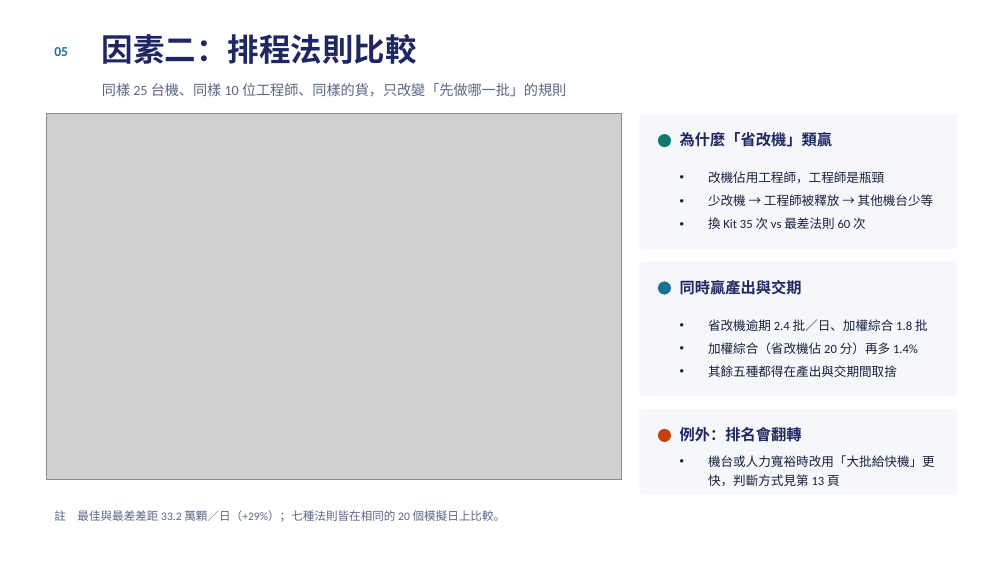
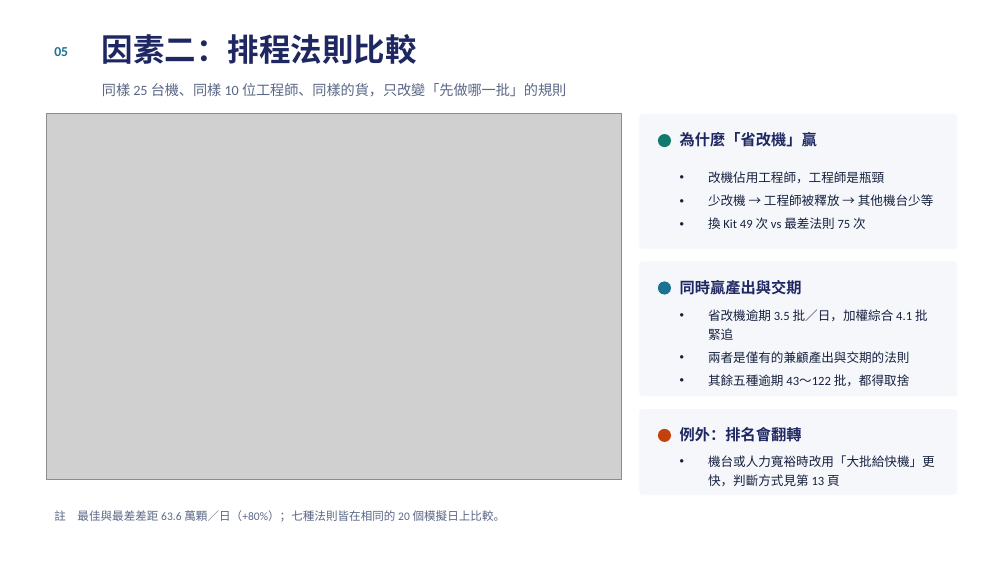
Before and after one commit to cnshow2025/my-factory, a slide deck: slide 6 of docs/測試排程分析報告.pptx. Drawn at 1008x567 pixels with LibreOffice and Linux fonts; fonts in the diff are those of the drawing; grey boxes stand for pictures. Boxes give left, top, right and bottom in pixels: in the first picture for what was removed or moved away, otherwise in the second. Text is boxed around its words. In the diff, an @@ line names an element or a change of style, - is before the commit and + after.

```diff
--- a/docs/測試排程分析報告.pptx
+++ b/docs/測試排程分析報告.pptx
@@ text at (680,132,817,147): text changed @@
-為什麼「省改機」類贏
+為什麼「省改機」贏
@@ text at (708,217,866,229): text changed @@
-• 換 Kit 35 次 vs 最差法則 60 次
+• 換 Kit 49 次 vs 最差法則 75 次
@@ text at (708,309,928,386): text changed @@
-• 省改機逾期 2.4 批／日、加權綜合 1.8 批
-• 加權綜合（省改機佔 20 分）再多 1.4%
-• 其餘五種都得在產出與交期間取捨
+• 省改機逾期 3.5 批／日，加權綜合 4.1 批緊追
+• 兩者是僅有的兼顧產出與交期的法則
+• 其餘五種逾期 43～122 批，都得取捨
@@ text at (54,510,506,522): text changed @@
-註 最佳與最差差距 33.2 萬顆／日（+29%）；七種法則皆在相同的 20 個模擬日上比較。
+註 最佳與最差差距 63.6 萬顆／日（+80%）；七種法則皆在相同的 20 個模擬日上比較。
```
Also in this commit, not shown: 10 other slides changed, 17 other files.
